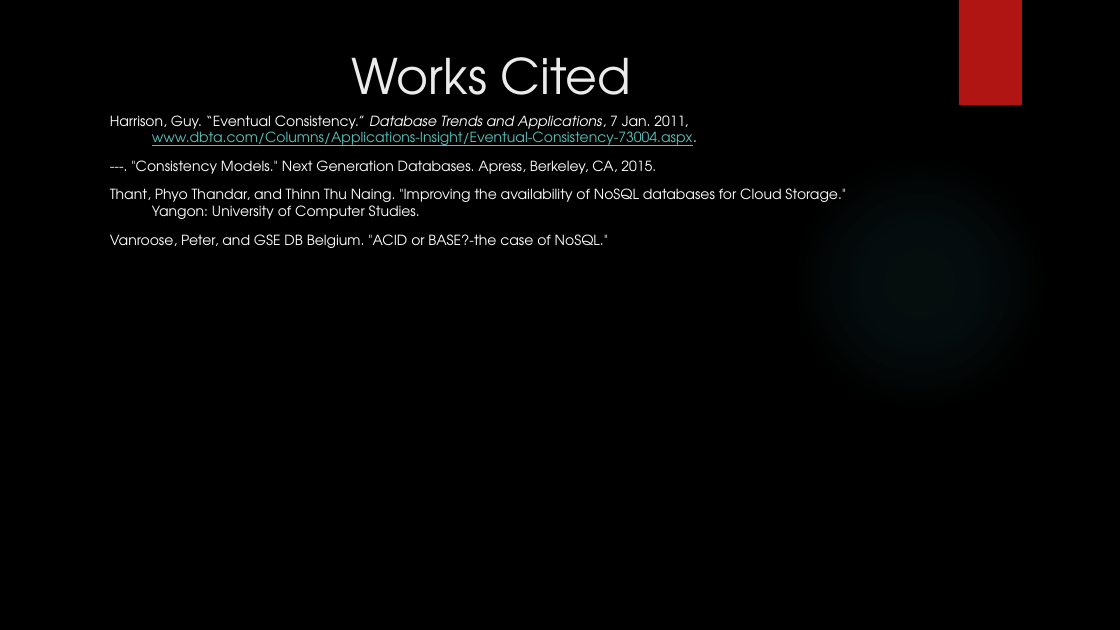
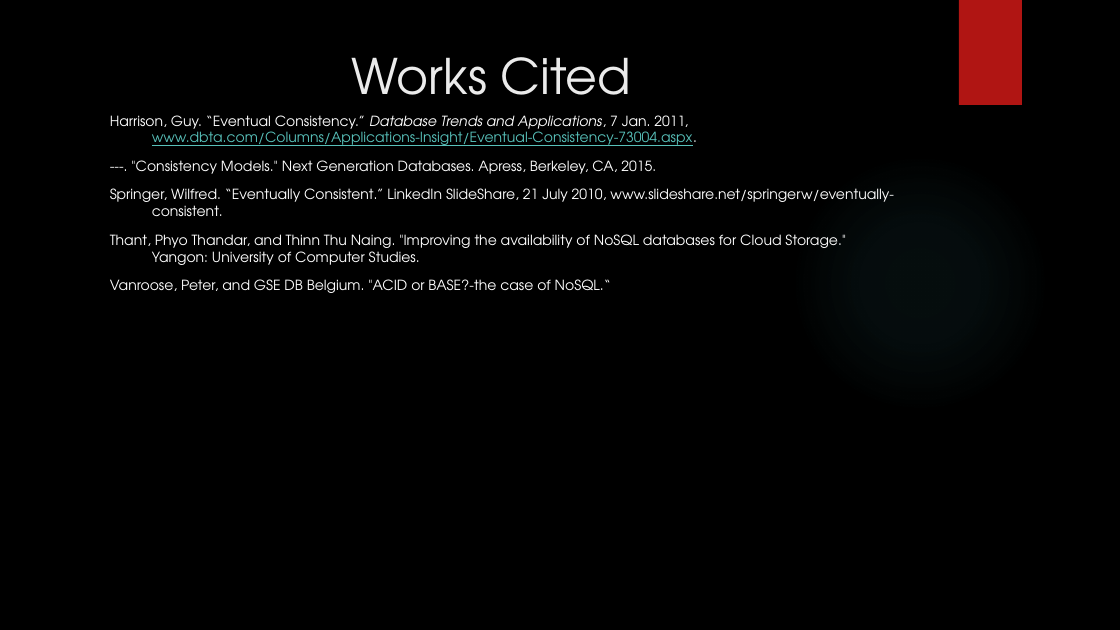
Before and after one commit to MaxWOU/cs364pptx, a slide deck: slide 8 of group6slidshow.pptx (slide 7 before the commit). Drawn at 1120x630 pixels with LibreOffice and Linux fonts; fonts in the diff are those of the drawing; background and template pictures are left out. Boxes give left, top, right and bottom in pixels: in the first picture for what was removed or moved away, otherwise in the second. Text is boxed around its words. In the diff, an @@ line names an element or a change of style, - is before the commit and + after.

```diff
--- a/group6slidshow.pptx
+++ b/group6slidshow.pptx
@@ text at box(110, 188, 894, 216): paragraph added @@
+Springer, Wilfred. “Eventually Consistent.” LinkedIn SlideShare, 21 July 2010, www.slideshare.net/springerw/eventually-
+consistent.
@@ text at box(110, 279, 611, 293): text changed @@
-Vanroose, Peter, and GSE DB Belgium. "ACID or BASE?-the case of NoSQL."
+Vanroose, Peter, and GSE DB Belgium. "ACID or BASE?-the case of NoSQL.“
```
Also in this commit, not shown: 3 other slides changed, 1 slide added.
